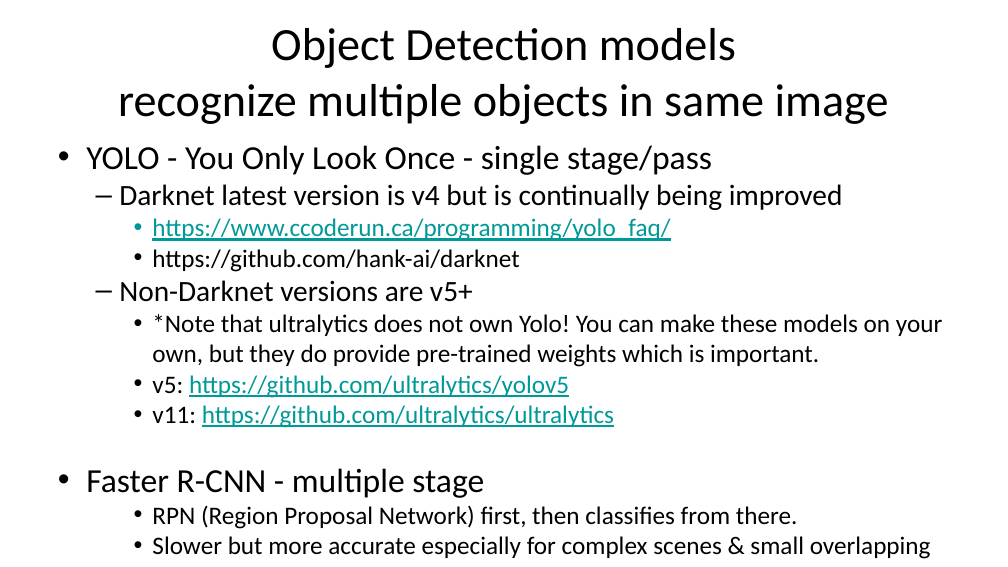
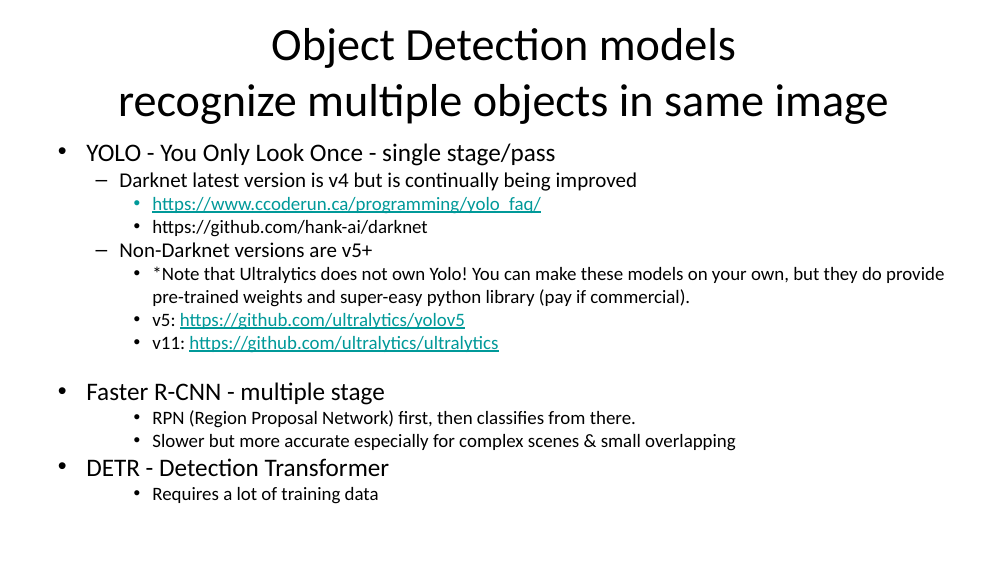
Before and after one commit to gigaprog/p_presentations, a slide deck: slide 15 of AI/AI PyTorch.pptx (slide 14 before the commit). Drawn at 1008x567 pixels with LibreOffice and Linux fonts; fonts in the diff are those of the drawing. Boxes give left, top, right and bottom in pixels: in the first picture for what was removed or moved away, otherwise in the second. Text is boxed around its words. In the diff, an @@ line names an element or a change of style, - is before the commit and + after.

```diff
--- a/AI/AI PyTorch.pptx
+++ b/AI/AI PyTorch.pptx
@@ text at [86, 143, 736, 504]: size 32 to 24 pt in "YOLO - You Only Look Once - ...", "Faster R-CNN - multiple stage", "DETR - Detection Transformer"; size 28 to 20 pt in "Darknet latest version is v4 but is ...", "Non-Darknet versions are v5+"; size 24 to 18 pt in "https://www.ccoderun.ca/programming/yolo_faq/", "https://github.com/hank-ai/darknet", "v5: https://github.com/ultralytics/yolov5", "v11: https://github.com/ultralytics/ultralytics" and 3 more places @@
@@ text at [152, 266, 944, 307]: text changed; size 24 to 18 pt @@
-    • *Note that ultralytics does not own Yolo! You can make these models on your own, but they do provide pre-trained weights which is important.
+    • *Note that Ultralytics does not own Yolo! You can make these models on your own, but they do provide pre-trained weights and super-easy python library (pay if commercial).
```
Also in this commit, not shown: 2 other slides changed, 3 slides added.
